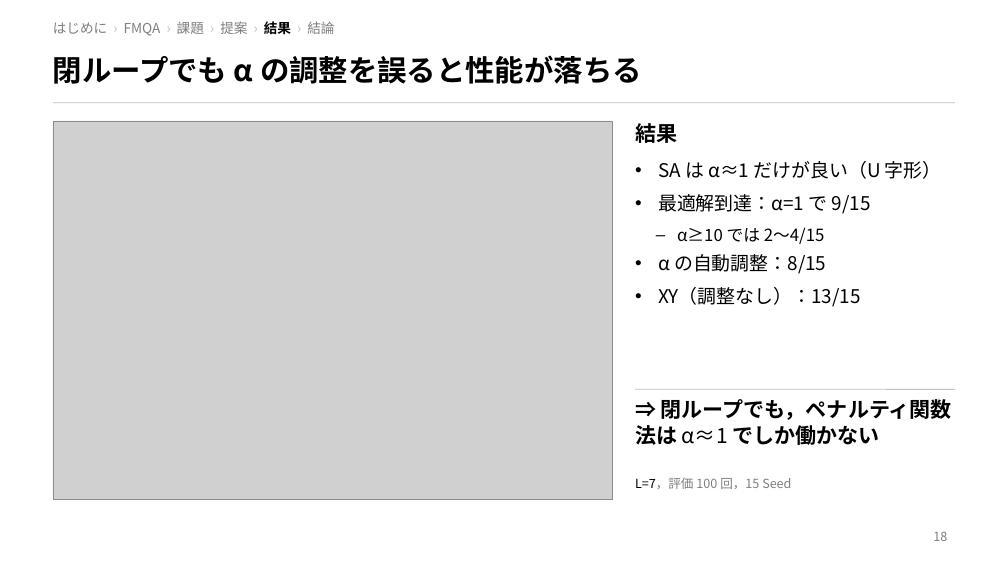
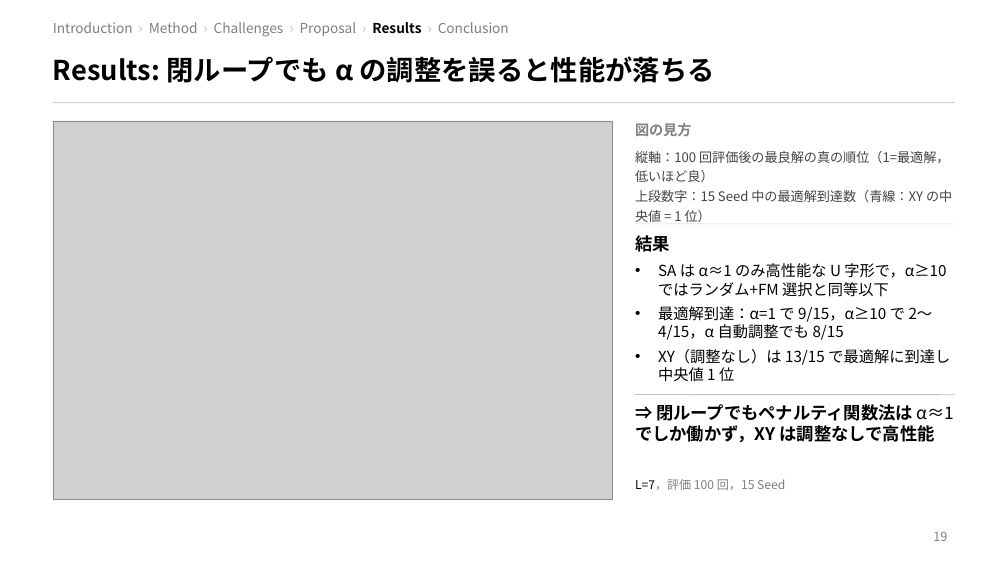
Before and after one commit to taiga-hayashi/QAOA_BBO_Public, a slide deck: slide 19 of docs/slide/slide_ja.pptx (slide 18 before the commit). Drawn at 1008x567 pixels with LibreOffice and Linux fonts; fonts in the diff are those of the drawing; grey boxes stand for pictures. Boxes give left, top, right and bottom in pixels: in the first picture for what was removed or moved away, otherwise in the second. Text is boxed around its words. In the diff, an @@ line names an element or a change of style, - is before the commit and + after.

```diff
--- a/docs/slide/slide_ja.pptx
+++ b/docs/slide/slide_ja.pptx
@@ text at (53,22,509,37): text changed @@
-はじめに › FMQA › 課題 › 提案 › 結果 › 結論
+Introduction › Method › Challenges › Proposal › Results › Conclusion
@@ title at (53,56,714,83): text changed; size 28 to 26 pt @@
-閉ループでも α の調整を誤ると性能が落ちる
+Results: 閉ループでも α の調整を誤ると性能が落ちる
@@ text added at (635,123,691,136), 13.5 pt, text #7F7F7F, bold @@
+図の見方
@@ text added at (635,151,952,222), 12.5 pt, text #444444 @@
+縦軸：100 回評価後の最良解の真の順位（1=最適解，低いほど良）
+上段数字：15 Seed 中の最適解到達数（青線：XY の中央値 = 1 位）
@@ text "結果": place and size @@
-text "結果" at (635,123,677,143)
+text "結果" at (635,235,670,252)
@@ text "結果" at (635,235,670,252): size 20 to 16.5 pt @@
@@ line added from (635, 224) to (955, 224), #EDEDED 1 pt @@
@@ text at (658,263,950,382): text changed; size 18 to 14.5 pt @@
-• SA は α≈1 だけが良い（U 字形）
-• 最適解到達：α=1 で 9/15
-  – α≥10 では 2〜4/15
-• α の自動調整：8/15
-• XY（調整なし）：13/15
+• SA は α≈1 のみ高性能な U 字形で，α≥10 ではランダム+FM 選択と同等以下
+• 最適解到達：α=1 で 9/15，α≥10 で 2〜4/15，α 自動調整でも 8/15
+• XY（調整なし）は 13/15 で最適解に到達し中央値 1 位
@@ text at (635,404,955,443): text changed; size 20 to 16.5 pt @@
-⇒ 閉ループでも，ペナルティ関数法は α≈1 でしか働かない
+⇒ 閉ループでもペナルティ関数法は α≈1 でしか働かず，XY は調整なしで高性能
@@ line moved from (635, 389) - (955, 389) to (635, 395) - (955, 395) @@
@@ text "L=7，評価 100 回，15 Seed" at (635,479,785,490): size 12 to 11.5 pt @@
```
Also in this commit, not shown: 21 other slides changed, 4 slides added, 1 slide removed.
